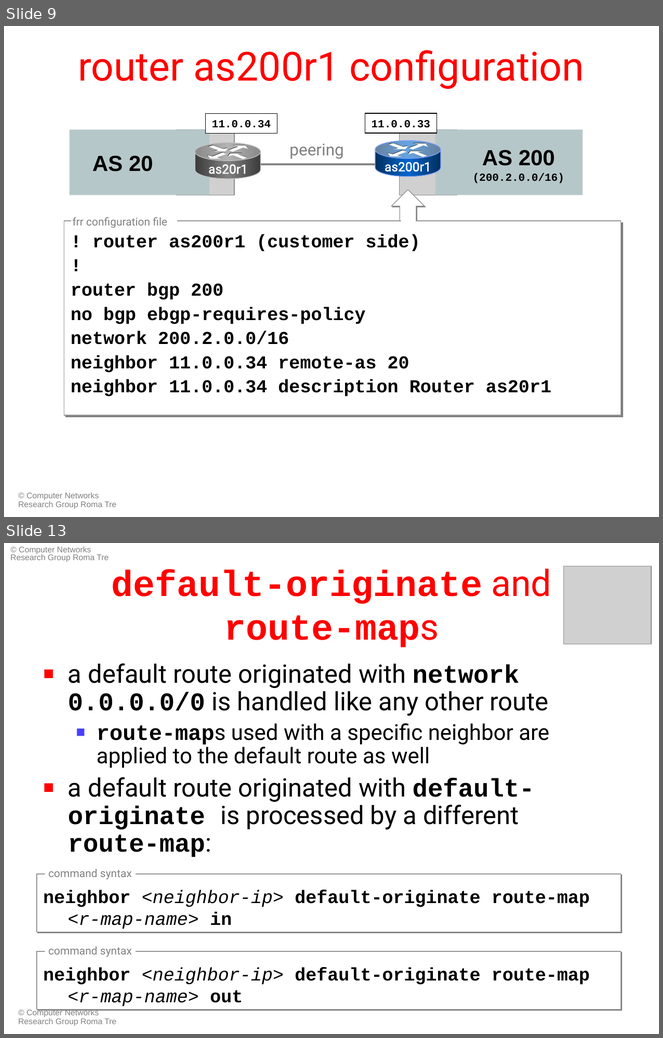
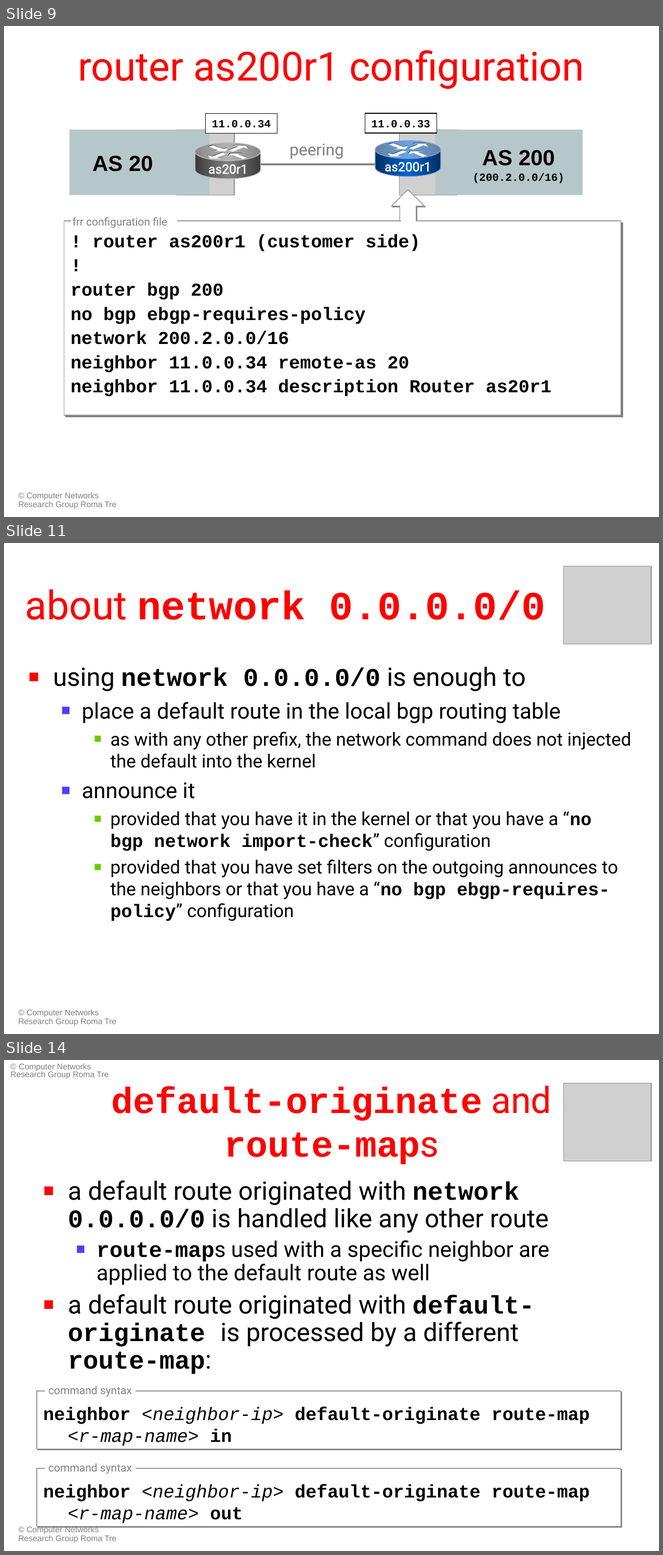
Before and after one commit to KatharaFramework/Kathara-Labs, a slide deck: Interdomain Routing FRR/BGP Stub AS FRR/044-kathara-lab_bgp-stub-as_frr.ppt. Shown one above the other, each under a label of ours: slides 9 and 13 before the commit, slides 9, 11 and 14 after it; the slides between them are not shown. The pictures are 663x1038 and 663x1555 pixels, drawn with LibreOffice and Linux fonts; fonts in the diff are those of the drawing; grey boxes stand for pictures. Boxes give left, top, right and bottom in pixels: in the first picture for what was removed or moved away, otherwise in the second. Text is boxed around its words. In the diff, an @@ line names an element or a change of style, - is before the commit and + after.

Commit message:
clarified the interplay between network 0.0.0.0/0 and default-originate

```diff
--- a/Interdomain Routing FRR/BGP Stub AS FRR/044-kathara-lab_bgp-stub-as_frr.ppt
+++ b/Interdomain Routing FRR/BGP Stub AS FRR/044-kathara-lab_bgp-stub-as_frr.ppt
@@ slide 11 added at [4, 543, 659, 1034], background #FFFFFF; not listed: 1 template element that a slide beside it also shows @@
@@ picture added at [564, 566, 651, 644] @@
@@ title added at [25, 589, 546, 620], 44 pt, text #FF0000, bold @@
+about network 0.0.0.0/0
@@ text added at [53, 667, 632, 922], 20 pt, text #000000 @@
+■ using network 0.0.0.0/0 is enough to
+  ■ place a default route in the local bgp routing table
+    ■ as with any other prefix, the network command does not injected the default into the kernel
+  ■ announce it
+    ■ provided that you have it in the kernel or that you have a “no bgp network import-check” configuration
+    ■ provided that you have set filters on the outgoing announces to the neighbors or that you have a “no bgp ebgp-requires-policy” configuration
@@ what was slide 13 is now slide 14 @@
```
Also in this commit, not shown: 4 slides changed, 3 other files.
